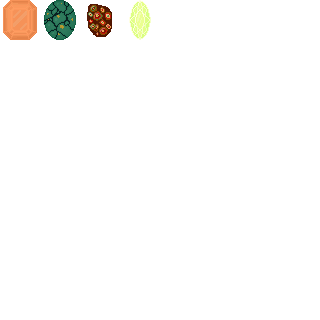
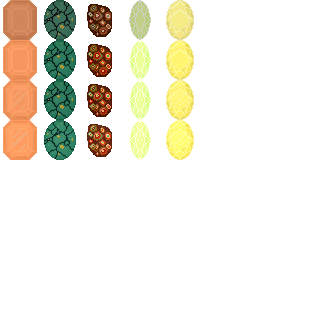
Comparing the layer stacks of the two w=320, h=320 images. Changes:
"shine 2": opacity 2% → 100%, painted on it over [48, 4, 109, 154]
"shine": opacity 30% → 100%, painted on it over [5, 2, 186, 157]
painted on "opaque gem" over [44, 0, 112, 160]
"gem": opacity 95% → 100%, painted on it over [3, 0, 194, 160]
